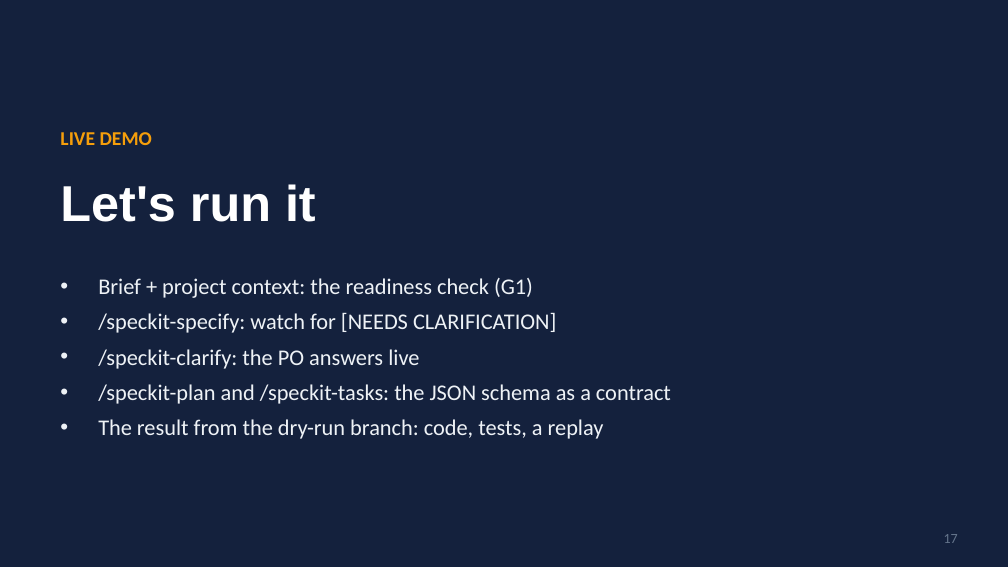
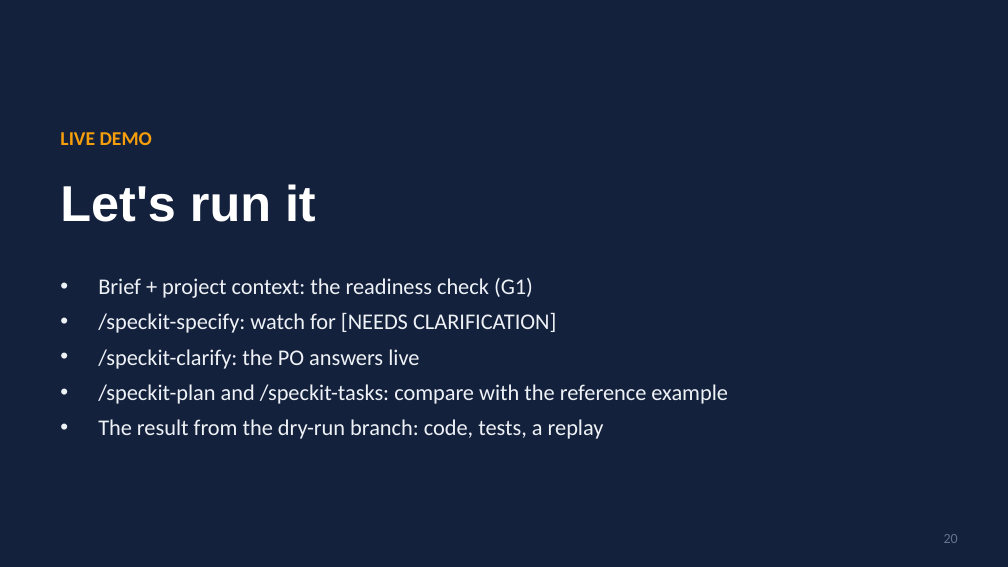
Before and after one commit to jambione/spec-kit-poc, a slide deck: slide 20 of docs/presentation/AI-DLC-Spec-Kit-Team-Session.pptx (slide 17 before the commit). Drawn at 1008x567 pixels with LibreOffice and Linux fonts; fonts in the diff are those of the drawing. Boxes give left, top, right and bottom in pixels: in the first picture for what was removed or moved away, otherwise in the second. Text is boxed around its words. In the diff, an @@ line names an element or a change of style, - is before the commit and + after.

```diff
--- a/docs/presentation/AI-DLC-Spec-Kit-Team-Session.pptx
+++ b/docs/presentation/AI-DLC-Spec-Kit-Team-Session.pptx
@@ text at (98, 384, 728, 404): text changed @@
-• /speckit-plan and /speckit-tasks: the JSON schema as a contract
+• /speckit-plan and /speckit-tasks: compare with the reference example
@@ page number at (944, 534, 958, 543): text changed @@
-17
+20
```
Also in this commit, not shown: 3 slides added, 1 other file.
